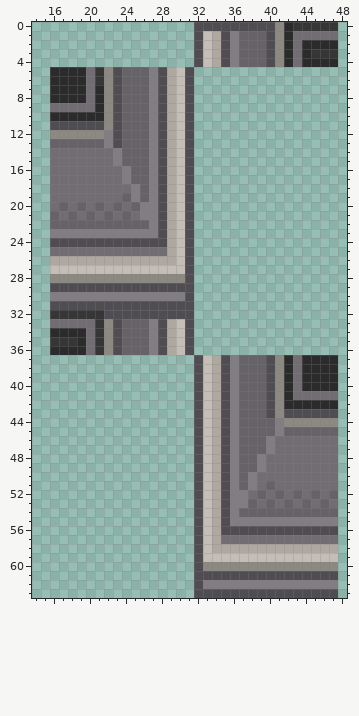
Pixel-art sprite: Resources/Textures/Structures/Walls/solid.rsi/solid2.png. The first picture shows the starting point.
The file is 64x64 pixels. Colours within 5 levels of each other are drawn and written as one. Shown: x 14..48, y 0..63.
Once edited:
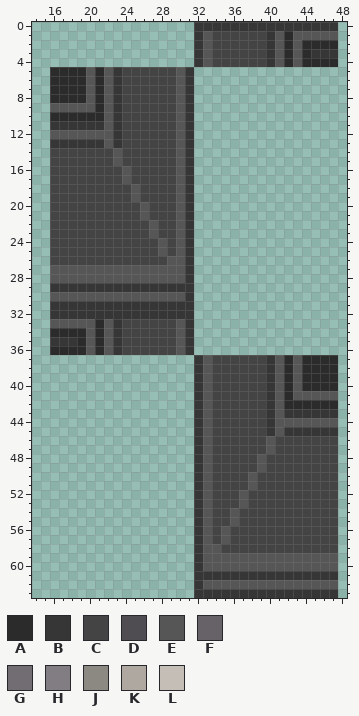
Palette (. is transparent): A #2c2b2b  B #363636  C #444444  D #504d52  E #565656  F #666267  G #726d73  H #817d82  J #8c8882  K #aea8a1  L #c4beb7
The edit:
@@ x 14..48 @@
- 0 ..................DDDDDDDDDJABBBBB.
- 1 ..................DLKDHFFFDJAGGGGG.
- 2 ..................DLKDHFFFDJAGAAAA.
- 3 ..................DLKDHFFFDJAGABBB.
- 4 ..................DLKDHFFFDJAGAAAA.
- 5 ..AAAAGBJDFFFHDKLD.................
- 6 ..AAAAGBJDFFFHDKLD.................
- 7 ..AAAAGAJDFFFHDKLD.................
- 8 ..AAAAGAJDFFFHDKLD.................
- 9 ..GGGGGAJDFFFHDKLD.................
-10 ..AAAAAAJDFFFHDKLD.................
-11 ..DDDDDDJDFFFHDKLD.................
-12 ..JJJJJJHDFFFHDKLD.................
-13 ..FFFFFFHDFFFHDKLD.................
-14 ..GGGGGGGHFFFHDKLD.................
-15 ..GGGGGGGHFFFHDKLD.................
-16 ..GGGGGGGGHFFHDKLD.................
-17 ..GGGGGGGGHFFHDKLD.................
-18 ..GGGGGGGGGHFHDKLD.................
-19 ..GGGGGGGGFHFHDKLD.................
-20 ..GFGFGFGFGFHHDKLD.................
-21 ..FGFGFGFGFGHHDKLD.................
-22 ..FFFFFFFFFFFHDKLD.................
-23 ..HHHHHHHHHHHHDKLD.................
-24 ..DDDDDDDDDDDDDKLD.................
-25 ..GGGGGGGGGGGGGKLD.................
-26 ..KKKKKKKKKKKKKKLD.................
-27 ..LLLLLLLLLLLLLLLD.................
-28 ..JJJJJJJJJJJJJJJD.................
-29 ..DDDDDDDDDDDDDDDD.................
-30 ..HHHHHHHHHHHHHHHD.................
-31 ..DDDDDDDDDDDDDDDD.................
-32 ..BBBBBBDDDDDDDDDD.................
-33 ..GGGGGBJDFFFHDKLD.................
-34 ..AAAAGBJDFFFHDKLD.................
-35 ..BBBAGBJDFFFHDKLD.................
-36 ..AAAAGBJDFFFHDKLD.................
-37 ..................DLKDHFFFDJAGAAAA.
-38 ..................DLKDHFFFDJAGAAAA.
-39 ..................DLKDHFFFDJAGAAAA.
-40 ..................DLKDHFFFDJAGAAAA.
-41 ..................DLKDHFFFDJAGGGGG.
-42 ..................DLKDHFFFDJAAAAAA.
-43 ..................DLKDHFFFDJDDDDDD.
-44 ..................DLKDHFFFFHJJJJJJ.
-45 ..................DLKDHFFFFHFFFFFF.
-46 ..................DLKDHFFFHGGGGGGG.
-47 ..................DLKDHFFFHGGGGGGG.
-48 ..................DLKDHFFHGGGGGGGG.
-49 ..................DLKDHFFHGGGGGGGG.
-50 ..................DLKDHFHGGGGGGGGG.
-51 ..................DLKDHFHGFGGGGGGG.
-52 ..................DLKDHHGFGFGFGFGF.
-53 ..................DLKDHHFGFGFGFGFG.
-54 ..................DLKDHFFFFFFFFFFF.
-55 ..................DLKDHHHHHHHHHHHH.
-56 ..................DLKDDDDDDDDDDDDD.
-57 ..................DLKGGGGGGGGGGGGG.
-58 ..................DLKKKKKKKKKKKKKK.
-59 ..................DLLLLLLLLLLLLLLL.
-60 ..................DJJJJJJJJJJJJJJJ.
-61 ..................DDDDDDDDDDDDDDDD.
-62 ..................DHHHHHHHHHHHHHHH.
-63 ..................DDDDDDDDDDDDDDDD.
+ 0 ..................BBBBBBBBBBBBBBBB.
+ 1 ..................BECCCCCCBEAEEEEE.
+ 2 ..................BECCCCCCBEAEAAAA.
+ 3 ..................BECCCCCCBEAEABBB.
+ 4 ..................BECCCCCCBEAEAAAA.
+ 5 ..AAAAEAEBCCCCCCEB.................
+ 6 ..AAAAEAEBCCCCCCEB.................
+ 7 ..AAAAEAEBCCCCCCEB.................
+ 8 ..AAAAEAEBCCCCCCEB.................
+ 9 ..EEEEEAEBCCCCCCEB.................
+10 ..AAAAAAEBCCCCCCEB.................
+11 ..BBBBBBEBCCCCCCEB.................
+12 ..EEEEEEEBCCCCCCEB.................
+13 ..BBBBBBEBCCCCCCEB.................
+14 ..CCCCCCCECCCCCCEB.................
+15 ..CCCCCCCECCCCCCEB.................
+16 ..CCCCCCCCECCCCCEB.................
+17 ..CCCCCCCCECCCCCEB.................
+18 ..CCCCCCCCCECCCCEB.................
+19 ..CCCCCCCCCECCCCEB.................
+20 ..CCCCCCCCCCECCCEB.................
+21 ..CCCCCCCCCCECCCEB.................
+22 ..CCCCCCCCCCCECCEB.................
+23 ..CCCCCCCCCCCECCEB.................
+24 ..CCCCCCCCCCCCECEB.................
+25 ..CCCCCCCCCCCCECEB.................
+26 ..CCCCCCCCCCCCCEEB.................
+27 ..EEEEEEEEEEEEEEEB.................
+28 ..EEEEEEEEEEEEEEEB.................
+29 ..BBBBBBBBBBBBBBBB.................
+30 ..EEEEEEEEEEEEEEEB.................
+31 ..BBBBBBBBBBBBBBBB.................
+32 ..BBBBBBBBBBBBBBBB.................
+33 ..EEEEEAEBCCCCCCEB.................
+34 ..AAAAEAEBCCCCCCEB.................
+35 ..BBBAEAEBCCCCCCEB.................
+36 ..AAAAEAEBCCCCCCEB.................
+37 ..................BECCCCCCBEAEAAAA.
+38 ..................BECCCCCCBEAEAAAA.
+39 ..................BECCCCCCBEAEAAAA.
+40 ..................BECCCCCCBEAEAAAA.
+41 ..................BECCCCCCBEAEEEEE.
+42 ..................BECCCCCCBEAAAAAA.
+43 ..................BECCCCCCBEBBBBBB.
+44 ..................BECCCCCCBEEEEEEE.
+45 ..................BECCCCCCBEBBBBBB.
+46 ..................BECCCCCCECCCCCCC.
+47 ..................BECCCCCCECCCCCCC.
+48 ..................BECCCCCECCCCCCCC.
+49 ..................BECCCCCECCCCCCCC.
+50 ..................BECCCCECCCCCCCCC.
+51 ..................BECCCCECCCCCCCCC.
+52 ..................BECCCECCCCCCCCCC.
+53 ..................BECCCECCCCCCCCCC.
+54 ..................BECCECCCCCCCCCCC.
+55 ..................BECCECCCCCCCCCCC.
+56 ..................BECECCCCCCCCCCCC.
+57 ..................BECECCCCCCCCCCCC.
+58 ..................BEECCCCCCCCCCCCC.
+59 ..................BEEEEEEEEEEEEEEE.
+60 ..................BEEEEEEEEEEEEEEE.
+61 ..................BBBBBBBBBBBBBBBB.
+62 ..................BEEEEEEEEEEEEEEE.
+63 ..................BBBBBBBBBBBBBBBB.
Pixel boxes of the changes (left, top, right, bottom) in both pictures:
changed: (50, 22, 338, 598)
